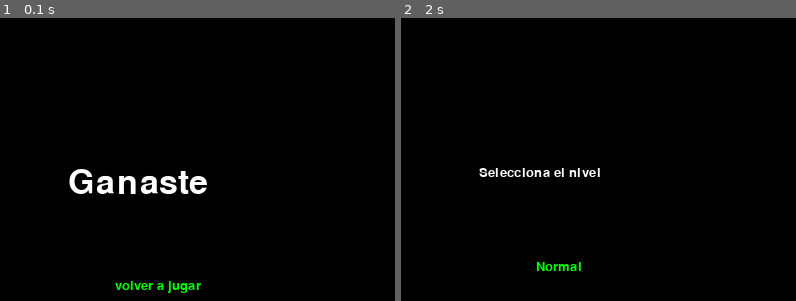
Above: before the commit, frames 1-2 (left to right).
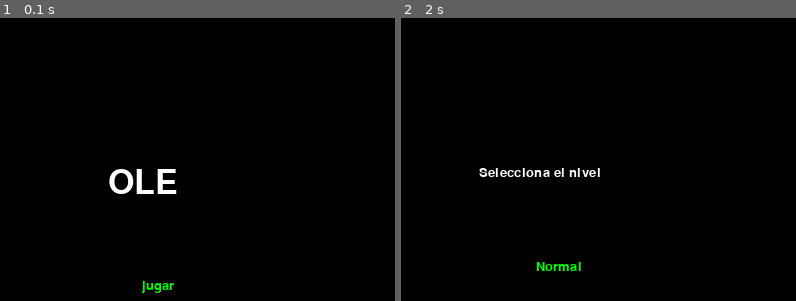
Above: after the commit, the same moments.

Repository: 1jcao3/pyGame
Game: pygame game, started from myGame/main.py
The game is run twice, just before and just after one commit, with the same random seed, the same clock (stepped at 60 frames per second) and the same inputs.
Inputs (mouse positions are % of the whole screen's width and height, from its top left):
- Up to frame 1 (0.1 s): no input
- Up to frame 2 (2 s): tap X at 0.33 s; click (49, 51) at 1.82 s
The pictures show only the part of the screen within x 29-79%, y 4-54%; the shares and areas given below are measured in that part.

The runs differ from the first frame. In frame 1, 2.3% of the frame differs, in the area x 17-53%, y 53-98%; in frame 2, nothing differs.

Commit message:
arreglo-Inicio

Diff:
--- a/myGame/main.py
+++ b/myGame/main.py
@@ -8,11 +8,12 @@
 jugando = True
 opcion_seleccionada = None
 inicio_rect = inicio.Inicio.inicio()
-win_rect = gameWin.GameWin.gameWin()
+
 juego_pausado = False
 
 while jugando:
-
+    if opcion_seleccionada is None:
+     inicio.Inicio.inicio()
     for evento in pygame.event.get():
         if evento.type == pygame.QUIT:
             jugando = False
